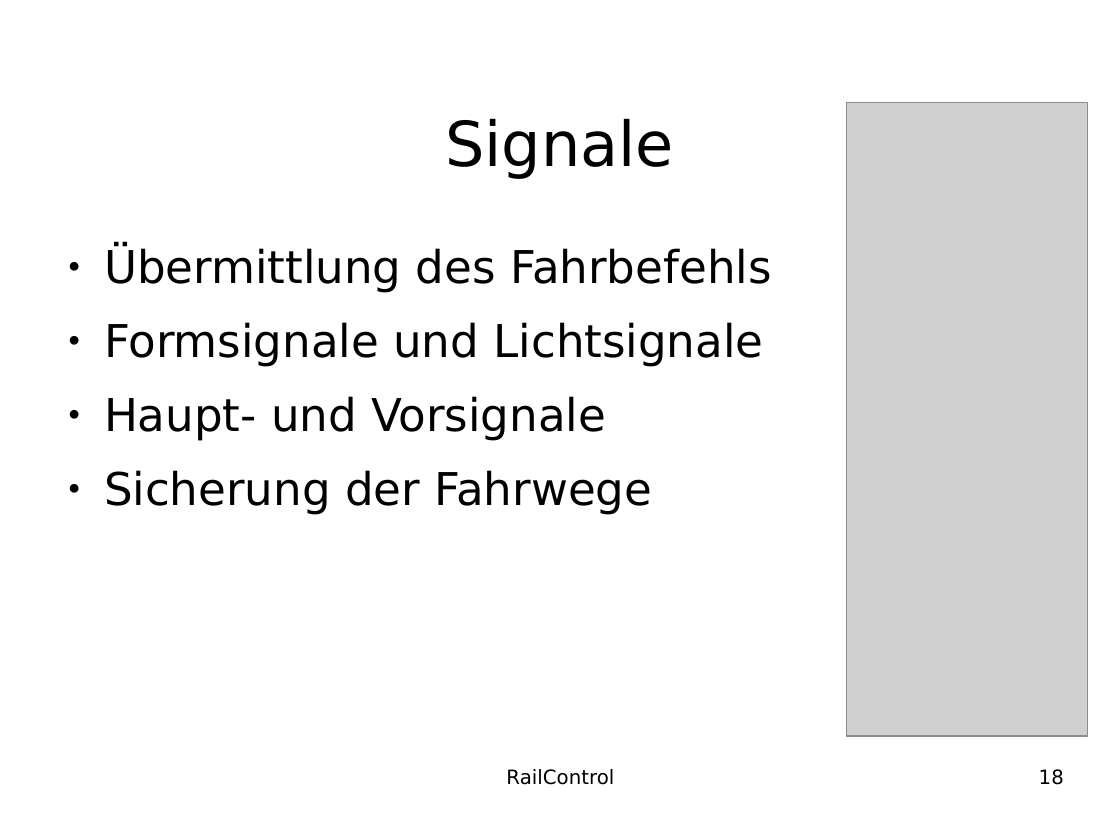
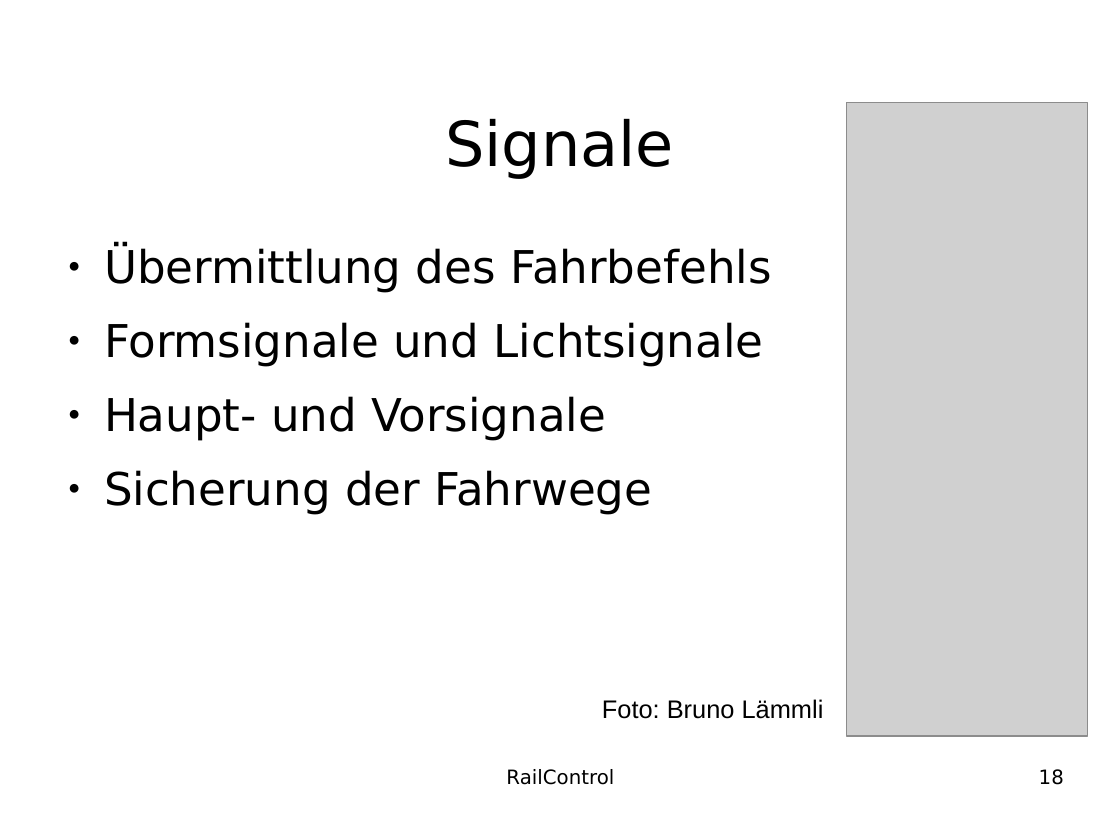
Before and after one commit to teddych/railcontrol, a slide deck: slide 18 of MAS/MAS_Thesis.odp. Drawn at 1120x840 pixels with LibreOffice and Linux fonts; fonts in the diff are those of the drawing; grey boxes stand for pictures; background and template pictures are left out. Boxes give left, top, right and bottom in pixels: in the first picture for what was removed or moved away, otherwise in the second. Text is boxed around its words. In the diff, an @@ line names an element or a change of style, - is before the commit and + after.

```diff
--- a/MAS/MAS_Thesis.odp
+++ b/MAS/MAS_Thesis.odp
@@ text added at (x1=602, y1=699, x2=824, y2=719), 18 pt, text #000000 @@
+Foto: Bruno Lämmli
```
Also in this commit, not shown: 13 slides added, 1 slide removed.
